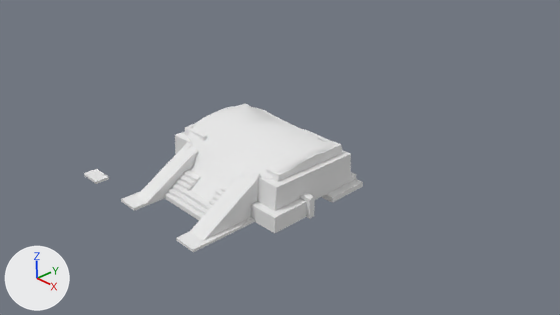
Two versions of the Blender file blender_files/E1/estructura 1.blend, one commit apart.
Rendered twice from the file's camera 'Camera'. Every picture has the same lights, and +X, +Y and +Z are marked at lower left.
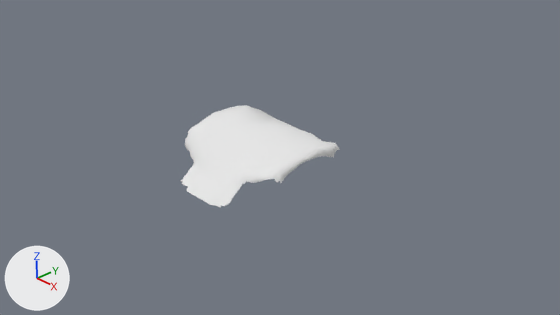
The edits, one by one:
me_cube_003 has 487 vertices, 452 faces and spans x -18.7..44.1, y -25.8..27.2, z -12.3..2.9.
me_cube_003 is used by ob_cube; location (-1.18, -0.68, 0.79); scale (0.0632, 0.0632, 0.0632).
me_cube_003 part 1: the loose piece of 43 vertices spanning x 33.8..44.1, y -6.6..27.2, z -12.3..-6.5 is deleted.
me_cube_003 part 2: the loose piece of 8 vertices spanning x -18.7..-11.6, y -25.8..-21.7, z -12.3..-11.5 is deleted.
Object 'Cube' (ob_cube) is now hidden.

Boxes (x1, y1, x2, y2) around the edits, measured in the pictures (560 x 315 px):
'Cube', hidden
    before: (84, 103, 363, 252)
part 1 of me_cube_003, deleted
    before: (251, 172, 363, 233)
part 2 of me_cube_003, deleted
    before: (84, 169, 109, 184)
